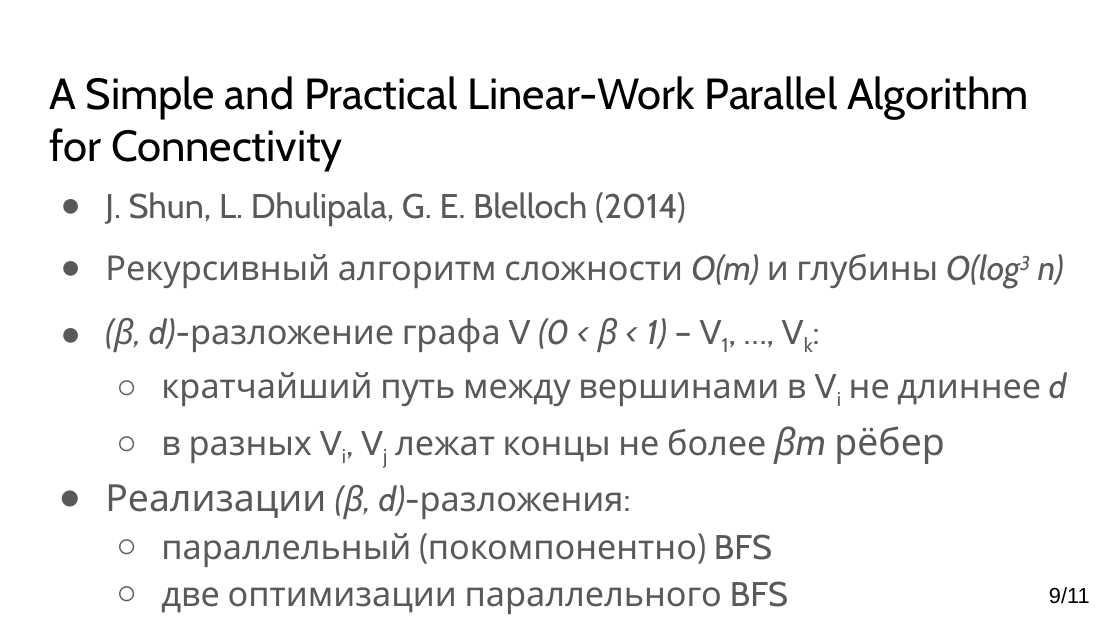
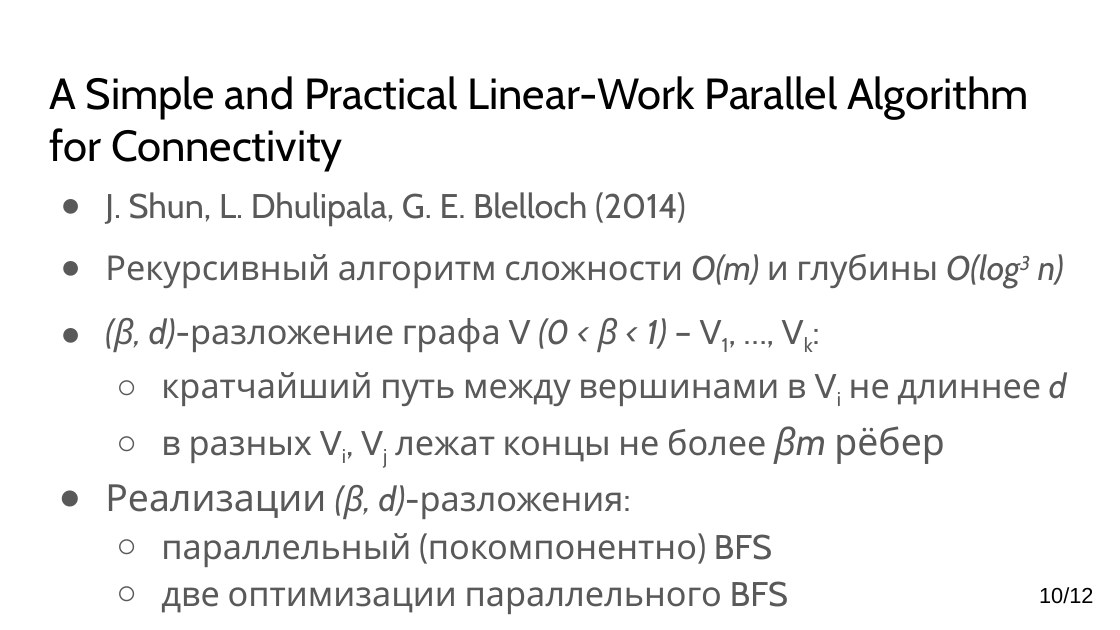
Before and after one commit to YaccConstructor/articles, a slide deck: slide 10 of 2017/GT/SmirenkoKirill/Connected components.pptx (slide 9 before the commit). Drawn at 1120x630 pixels with LibreOffice and Linux fonts; fonts in the diff are those of the drawing. Boxes give left, top, right and bottom in pixels: in the first picture for what was removed or moved away, otherwise in the second. Text is boxed around its words. In the diff, an @@ line names an element or a change of style, - is before the commit and + after.

```diff
--- a/2017/GT/SmirenkoKirill/Connected components.pptx
+++ b/2017/GT/SmirenkoKirill/Connected components.pptx
@@ page number added at (1039, 587, 1093, 604), 14 pt, text #000000 @@
+10/12
@@ page number removed at (1049, 587, 1090, 604) @@
-9/11
```
Also in this commit, not shown: 3 other slides changed, 1 slide added, 1 other file.
